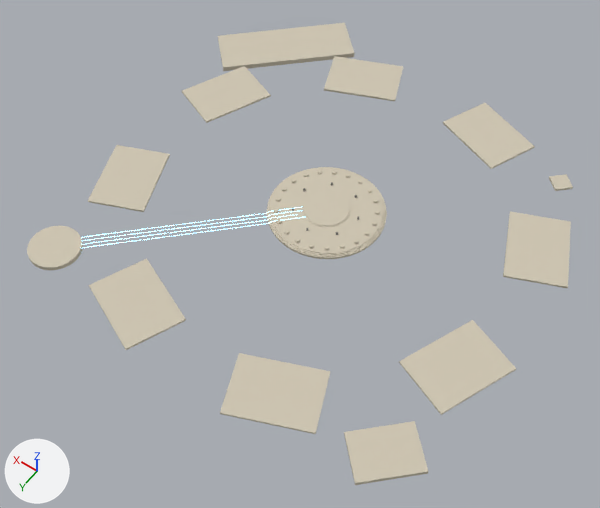
Renders of the glTF model export/godot/concordia_plaza.glb from each side of a commit.
The view is the same before and after, from a 50 mm lens placed at (-79.6, 123.8, 177.0), pointed at (1.8, 9.8, -2.1). The lights are fixed; the arrows at lower left show +X, +Y and +Z. The picture after the commit comes second.

The scene before the commit, as lines of its bpy script (objects in view):
```python
ob_trn_atrio = bpy.data.objects.new('TRN_Atrio', me_trn_atrio)
ob_trn_atrio.location = (0.0, 0.0, 7.4)
ob_trn_plazaparcel_01 = bpy.data.objects.new('TRN_PlazaParcel_01', me_trn_plazaparcel_01)
ob_trn_plazaparcel_01.location = (51.7, 21.4, 7.2)
ob_trn_plazaparcel_02 = bpy.data.objects.new('TRN_PlazaParcel_02', me_trn_plazaparcel_02)
ob_trn_plazaparcel_02.location = (21.4, 51.7, 7.2)
ob_trn_plazaparcel_03 = bpy.data.objects.new('TRN_PlazaParcel_03', me_trn_plazaparcel_03)
ob_trn_plazaparcel_03.location = (-21.4, 51.7, 7.2)
ob_trn_plazaparcel_04 = bpy.data.objects.new('TRN_PlazaParcel_04', me_trn_plazaparcel_04)
ob_trn_plazaparcel_04.location = (-51.7, 21.4, 7.2)
ob_trn_plazaparcel_05 = bpy.data.objects.new('TRN_PlazaParcel_05', me_trn_plazaparcel_05)
ob_trn_plazaparcel_05.location = (-51.7, -21.4, 7.2)
ob_trn_plazaparcel_06 = bpy.data.objects.new('TRN_PlazaParcel_06', me_trn_plazaparcel_06)
ob_trn_plazaparcel_06.location = (-21.4, -51.7, 7.2)
ob_trn_plazaparcel_08 = bpy.data.objects.new('TRN_PlazaParcel_08', me_trn_plazaparcel_08)
ob_trn_plazaparcel_08.location = (51.7, -21.4, 7.2)
ob_trn_portalpedestal = bpy.data.objects.new('TRN_PortalPedestal', me_trn_portalpedestal)
ob_trn_portalpedestal.location = (0.0, 0.0, 8.4)
# also in view: 'TRN_Pad_Faro' at (50.9, 50.9, 6.9); 'TRN_PlazaParcel_07' at (21.4, -51.7, 7.5); 'TRN_Pad_Santuario' at (-49.5, 49.5, 7.0); 'TRN_Pad_SalonHazanas' at (50.9, -50.9, 6.8)
```
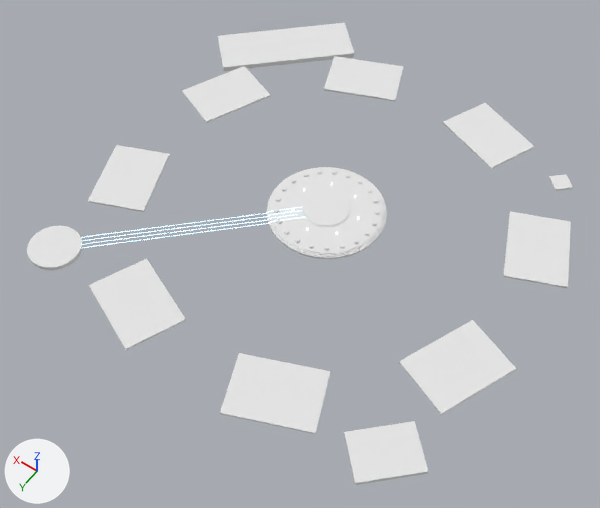
Location of each change, (x1, y1, x2, y2) in pixels of the pictures (600 x 508 px):
'TRN_Atrio', recoloured (pale yellow to white)
    both: (267, 167, 387, 259)
'TRN_PlazaParcel_03', recoloured (pale yellow to white)
    both: (220, 353, 330, 434)
'TRN_PlazaParcel_04', recoloured (pale yellow to white)
    both: (399, 320, 516, 415)
'TRN_PlazaParcel_02', recoloured (pale yellow to white)
    both: (89, 258, 186, 350)
'TRN_Pad_SalonHazanas', recoloured (pale yellow to white)
    both: (218, 23, 355, 71)
'TRN_PlazaParcel_05', recoloured (pale yellow to white)
    both: (503, 211, 571, 288)
'TRN_Pad_Santuario', recoloured (pale yellow to white)
    both: (344, 421, 428, 485)
'TRN_PlazaParcel_01', recoloured (pale yellow to white)
    both: (88, 145, 170, 212)
'TRN_PlazaParcel_06', recoloured (pale yellow to white)
    both: (443, 103, 535, 169)
'TRN_PlazaParcel_08', recoloured (pale yellow to white)
    both: (182, 66, 271, 123)
'TRN_PlazaParcel_07', recoloured (pale yellow to white)
    both: (324, 56, 403, 101)
'TRN_Pad_Faro', recoloured (pale yellow to white)
    both: (27, 225, 83, 270)
'TRN_PortalPedestal', recoloured (pale yellow to white)
    both: (303, 191, 350, 227)
'TRN_DescentPedestals', recoloured
    both: (274, 170, 379, 250)
'TRN_Pad_Obelisco', recoloured (pale yellow to white)
    both: (549, 174, 573, 191)

What changed in the scene script:
```text
Change me_trn_atrio:
    where me_trn_atrio.from_pydata(...)  # 2218 vertices, 4428 faces; spans x -16.0..16.0, y -16.0..16.0, z 0.0..1.2
    remove me_trn_atrio.materials.append(mat_mat_stone_limestone)  # pale yellow #cfc6b2
    add me_trn_atrio.materials.append(mat_mat_limestone_worn)  # white #e7e7e7
Change me_trn_portalpedestal:
    where me_trn_portalpedestal.from_pydata(...)  # 386 vertices, 768 faces; spans x -6.35..6.35, y -6.35..6.35, z 0.0..0.5
    remove me_trn_portalpedestal.materials.append(mat_mat_stone_limestone)  # pale yellow #cfc6b2
    add me_trn_portalpedestal.materials.append(mat_mat_limestone_worn)  # white #e7e7e7
Change me_trn_descentpedestals:
    where me_trn_descentpedestals.from_pydata(...)  # 798 vertices, 1512 faces; spans x -14.1..14.1, y -13.9..14.1, z 0.0..0.6
    remove me_trn_descentpedestals.materials.append(mat_mat_stone_limestone)  # pale yellow #cfc6b2
    add me_trn_descentpedestals.materials.append(mat_mat_limestone_worn)  # white #e7e7e7
Change me_trn_plazaparcel_01:
    where me_trn_plazaparcel_01.from_pydata(...)  # 8 vertices, 12 faces; spans x -11.6..11.6, y -13.2..13.2, z 0.0..0.6
    remove me_trn_plazaparcel_01.materials.append(mat_mat_stone_limestone)  # pale yellow #cfc6b2
    add me_trn_plazaparcel_01.materials.append(mat_mat_limestone_worn)  # white #e7e7e7
Change me_trn_plazaparcel_02:
    where me_trn_plazaparcel_02.from_pydata(...)  # 8 vertices, 12 faces; spans x -13.2..13.2, y -11.6..11.6, z 0.0..0.6
    remove me_trn_plazaparcel_02.materials.append(mat_mat_stone_limestone)  # pale yellow #cfc6b2
    add me_trn_plazaparcel_02.materials.append(mat_mat_limestone_worn)  # white #e7e7e7
Change me_trn_plazaparcel_03:
    where me_trn_plazaparcel_03.from_pydata(...)  # 8 vertices, 12 faces; spans x -13.2..13.2, y -11.6..11.6, z 0.0..0.6
    remove me_trn_plazaparcel_03.materials.append(mat_mat_stone_limestone)  # pale yellow #cfc6b2
    add me_trn_plazaparcel_03.materials.append(mat_mat_limestone_worn)  # white #e7e7e7
Change me_trn_plazaparcel_04:
    where me_trn_plazaparcel_04.from_pydata(...)  # 8 vertices, 12 faces; spans x -11.6..11.6, y -13.2..13.2, z 0.0..0.6
    remove me_trn_plazaparcel_04.materials.append(mat_mat_stone_limestone)  # pale yellow #cfc6b2
    add me_trn_plazaparcel_04.materials.append(mat_mat_limestone_worn)  # white #e7e7e7
Change me_trn_plazaparcel_05:
    where me_trn_plazaparcel_05.from_pydata(...)  # 8 vertices, 12 faces; spans x -11.6..11.6, y -13.2..13.2, z 0.0..0.6
    remove me_trn_plazaparcel_05.materials.append(mat_mat_stone_limestone)  # pale yellow #cfc6b2
    add me_trn_plazaparcel_05.materials.append(mat_mat_limestone_worn)  # white #e7e7e7
Change me_trn_plazaparcel_06:
    where me_trn_plazaparcel_06.from_pydata(...)  # 8 vertices, 12 faces; spans x -13.2..13.2, y -11.6..11.6, z 0.0..0.6
    remove me_trn_plazaparcel_06.materials.append(mat_mat_stone_limestone)  # pale yellow #cfc6b2
    add me_trn_plazaparcel_06.materials.append(mat_mat_limestone_worn)  # white #e7e7e7
Change me_trn_plazaparcel_07:
    where me_trn_plazaparcel_07.from_pydata(...)  # 8 vertices, 12 faces; spans x -13.2..13.2, y -11.6..11.6, z 0.0..0.6
    remove me_trn_plazaparcel_07.materials.append(mat_mat_stone_limestone)  # pale yellow #cfc6b2
    add me_trn_plazaparcel_07.materials.append(mat_mat_limestone_worn)  # white #e7e7e7
Change me_trn_plazaparcel_08:
    where me_trn_plazaparcel_08.from_pydata(...)  # 8 vertices, 12 faces; spans x -11.6..11.6, y -13.2..13.2, z 0.0..0.6
    remove me_trn_plazaparcel_08.materials.append(mat_mat_stone_limestone)  # pale yellow #cfc6b2
    add me_trn_plazaparcel_08.materials.append(mat_mat_limestone_worn)  # white #e7e7e7
Change me_trn_pad_faro:
    where me_trn_pad_faro.from_pydata(...)  # 64 vertices, 124 faces; spans x -7.0..7.0, y -7.0..7.0, z 0.0..1.27
    remove me_trn_pad_faro.materials.append(mat_mat_stone_limestone)  # pale yellow #cfc6b2
    add me_trn_pad_faro.materials.append(mat_mat_limestone_worn)  # white #e7e7e7
Change me_trn_pad_santuario:
    where me_trn_pad_santuario.from_pydata(...)  # 8 vertices, 12 faces; spans x -9.9..9.9, y -9.9..9.9, z 0.0..1.1
    remove me_trn_pad_santuario.materials.append(mat_mat_stone_limestone)  # pale yellow #cfc6b2
    add me_trn_pad_santuario.materials.append(mat_mat_limestone_worn)  # white #e7e7e7
Change me_trn_pad_salonhazanas:
    where me_trn_pad_salonhazanas.from_pydata(...)  # 8 vertices, 12 faces; spans x -20.5..20.5, y -20.5..20.5, z 0.0..1.6
    remove me_trn_pad_salonhazanas.materials.append(mat_mat_stone_limestone)  # pale yellow #cfc6b2
    add me_trn_pad_salonhazanas.materials.append(mat_mat_limestone_worn)  # white #e7e7e7
Change me_trn_pad_obelisco:
    where me_trn_pad_obelisco.from_pydata(...)  # 8 vertices, 12 faces; spans x -3.54..3.54, y -3.54..3.54, z 0.0..0.68
    remove me_trn_pad_obelisco.materials.append(mat_mat_stone_limestone)  # pale yellow #cfc6b2
    add me_trn_pad_obelisco.materials.append(mat_mat_limestone_worn)  # white #e7e7e7
```
